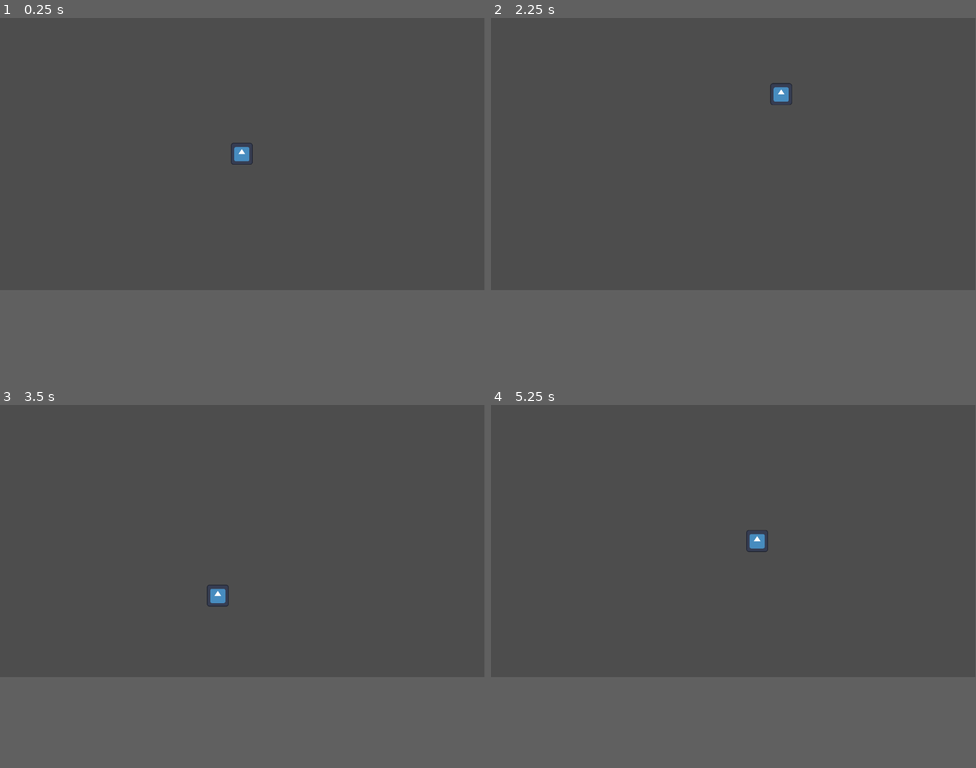
Above: before the commit, frames 1-4 (two rows, left to right).
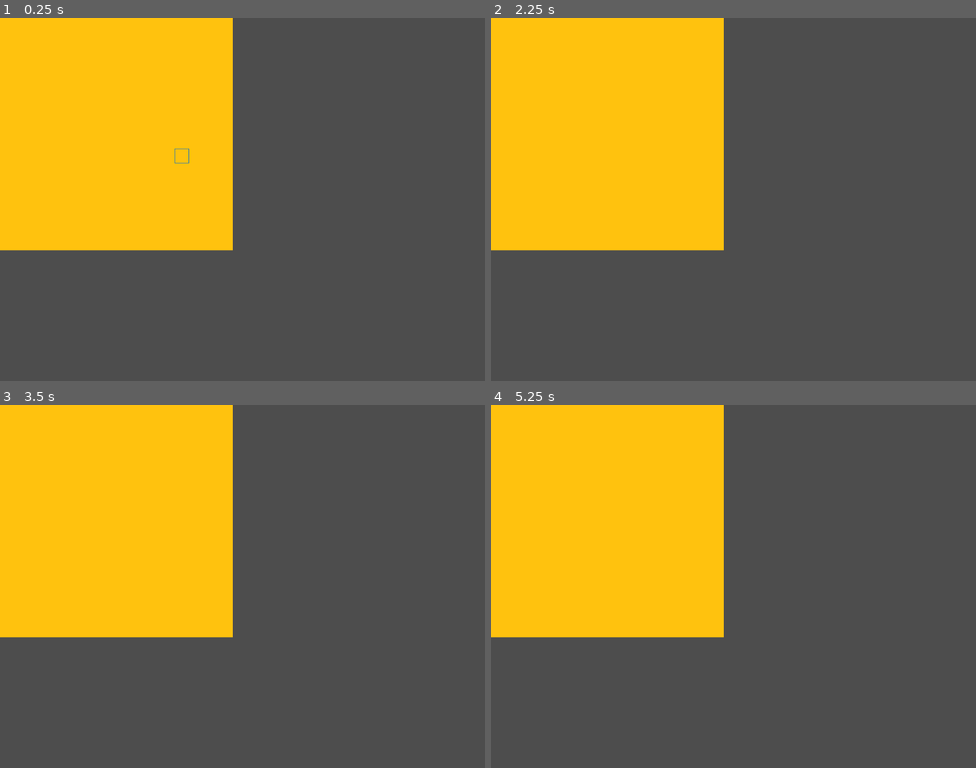
Above: after the commit, the same moments.

Repository: vitor-luis3301/smartfit-simulator
Game: Godot game, scene res://academia.tscn
The game is run twice, just before and just after one commit, with the same random seed, the same clock (stepped at 60 frames per second) and the same inputs. The engine's default icon, where the game draws it, is replaced by a stand-in: a white triangle on a blue panel in a dark square.
Inputs (mouse positions are in pixels of both pictures, inside the frame that each line leads up to):
- Up to frame 1 (0.25 s): no input
- Up to frame 2 (2.25 s): tap Enter at 0.5, 2 s; move the mouse to (840, 141) at 0.52 s; tap Space at 1.25 s; move the mouse to (636, 166) at 1.27 s; move the mouse to (782, 94) at 2.02 s
- Up to frame 3 (3.5 s): tap Space at 2.75 s; move the mouse to (218, 593) at 2.77 s
- Up to frame 4 (5.25 s): tap Enter at 3.5 s; move the mouse to (879, 582) at 3.52 s; tap Space at 4.25 s; move the mouse to (588, 499) at 4.27 s; move the mouse to (757, 539) at 5.02 s
In our replay, the window is 799x449 before the commit and 800x599 after it. These sizes can differ from the game's own. Grey fills any space a smaller window leaves; there, only what the larger window draws over its background counts as a difference.

The runs differ from the first frame. In frame 1, 31% of the frame differs, in the area x 0-53%, y 0-65%; in frame 2, 31%; in frame 3, 31%; in frame 4, 31%, in the area x 0-58%, y 0-65%.

Commit message:
Updated selection system

Diff:
--- a/academia.gd
+++ /dev/null
@@ -1,6 +0,0 @@
-extends Node2D
-
-# Called every frame. 'delta' is the elapsed time since the previous frame.
-func _process(delta: float) -> void:
-	var mousePos = get_global_mouse_position()
-	$Sprite2D.position = lerp($Sprite2D.position, mousePos, 0.35)
--- a/academia.tscn
+++ b/academia.tscn
@@ -1,11 +1,28 @@
-[gd_scene load_steps=3 format=3 uid="uid://dsiqfg5wnspu4"]
+[gd_scene load_steps=7 format=3 uid="uid://dsiqfg5wnspu4"]
 
-[ext_resource type="Script" path="res://academia.gd" id="1_43w7n"]
-[ext_resource type="Texture2D" uid="uid://c1xfdo8jkctxu" path="res://icon.svg" id="2_g7vcf"]
+[ext_resource type="Script" path="res://map.gd" id="1_senb0"]
+[ext_resource type="Texture2D" uid="uid://bavtq6dfw0gi1" path="res://pixil-frame-0 (1).png" id="2_gvjfx"]
+[ext_resource type="Texture2D" uid="uid://dj08bqfrkcjq3" path="res://pixil-frame-0.png" id="3_m54gu"]
+
+[sub_resource type="TileSetAtlasSource" id="TileSetAtlasSource_x3n1k"]
+texture = ExtResource("3_m54gu")
+texture_region_size = Vector2i(32, 32)
+0:0/0 = 0
+
+[sub_resource type="TileSetAtlasSource" id="TileSetAtlasSource_vt1q0"]
+texture = ExtResource("2_gvjfx")
+texture_region_size = Vector2i(32, 32)
+0:0/0 = 0
+
+[sub_resource type="TileSet" id="TileSet_wpq4a"]
+tile_size = Vector2i(32, 32)
+sources/0 = SubResource("TileSetAtlasSource_x3n1k")
+sources/1 = SubResource("TileSetAtlasSource_vt1q0")
 
 [node name="Node2D" type="Node2D"]
-script = ExtResource("1_43w7n")
 
-[node name="Sprite2D" type="Sprite2D" parent="."]
-scale = Vector2(0.40625, 0.40625)
-texture = ExtResource("2_g7vcf")
+[node name="map" type="TileMap" parent="."]
+tile_set = SubResource("TileSet_wpq4a")
+format = 2
+layer_1/name = "Layer1"
+script = ExtResource("1_senb0")
--- /dev/null
+++ b/layer_2.gd
@@ -0,0 +1 @@
+extends TileMapLayer
--- /dev/null
+++ b/map.gd
@@ -0,0 +1,23 @@
+extends TileMap
+
+@export var GridSize = 16
+@export var Dic = {}
+
+func _ready() -> void:
+	for x in GridSize:
+		for y in GridSize:
+			Dic[str(Vector2(x,y))] = {
+				"Type" : "Floor"
+			}
+			set_cell(0, Vector2(x, y), 0, Vector2i(0, 0), 0)
+
+# Called every frame. 'delta' is the elapsed time since the previous frame.
+func _process(delta: float) -> void:
+	var tile = local_to_map(get_global_mouse_position())
+
+	for x in GridSize:
+		for y in GridSize:
+			erase_cell(1, Vector2(x,y))
+
+	if Dic.has(str(tile)):
+		set_cell(1, tile, 1, Vector2i(0,0), 0)
--- a/project.godot
+++ b/project.godot
@@ -14,3 +14,11 @@
 run/main_scene="res://academia.tscn"
 config/features=PackedStringArray("4.3", "Forward Plus")
 config/icon="res://icon.svg"
+
+[display]
+
+window/size/viewport_width=1067
+window/size/viewport_height=800
+window/stretch/mode="canvas_items"
+window/stretch/aspect="expand"
+window/stretch/scale_mode="integer"
Binary file added: pixil-frame-0 (1).png
Not shown, added: pixil-frame-0 (1).png.import
Binary file added: pixil-frame-0.png
Not shown, added: pixil-frame-0.png.import
